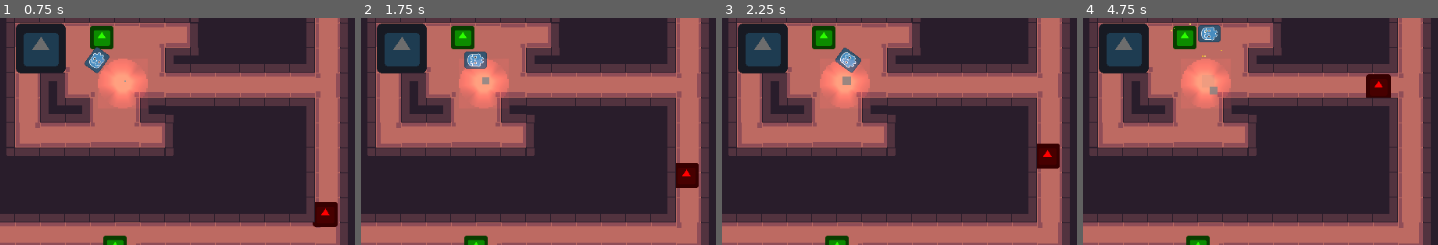
Above: before the commit, frames 1-4 (left to right).
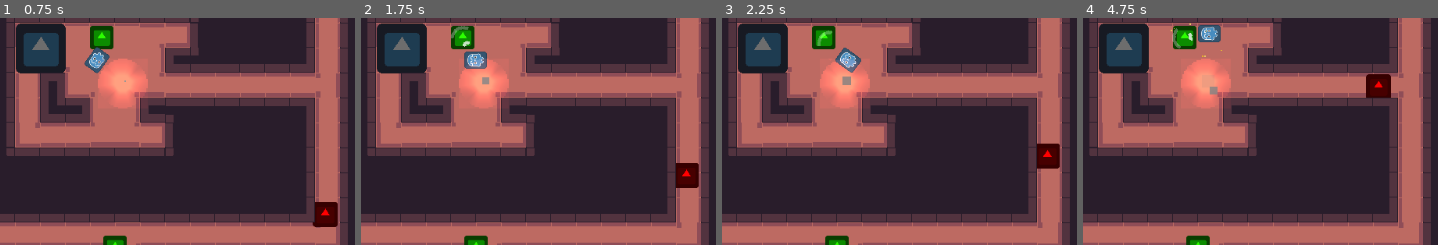
Above: after the commit, the same moments.

Repository: LaTu-Jams/LD54
Game: Godot game, scene res://scenes/Main.tscn
The game is run twice, just before and just after one commit, with the same random seed, the same clock (stepped at 60 frames per second) and the same inputs. The engine's default icon, where the game draws it, is replaced by a stand-in: a white triangle on a blue panel in a dark square.
Inputs:
- Up to frame 1 (0.75 s): hold D (turn_right) from 0.53 s (still down); hold Space (Mine) from 0.53 s (still down)
- Up to frame 2 (1.75 s): release D (turn_right) at 1.28 s; release Space (Mine) at 1.28 s; hold S (move_backward) from 1.28 s (still down); tap Space (Mine) at 1.35 s
- Up to frame 3 (2.25 s): release S (move_backward) at 2.03 s; hold D (turn_right) from 2.03 s (still down); hold Space (Mine) from 2.03 s (still down)
- Up to frame 4 (4.75 s): release D (turn_right) at 2.78 s; release Space (Mine) at 2.78 s; hold W (move_forward) 2.78-3.53 s; tap Space (Mine) at 2.85, 4.35 s; hold Space (Mine) 3.53-4.28 s; hold A (turn_left) from 3.53 s (still down)
The pictures show only the part of the screen within x 50-100%, y 35-85%; the shares and areas given below are measured in that part.

Frame 1 is identical in both runs. In frame 2, 0.1% of the frame differs, in the area x 25-31%, y 3-13%; in frame 3, 0.1%; in frame 4, 0.1%.

Commit message:
added radar to locate closest mineral #17

Diff:
--- a/scenes/Main.tscn
+++ b/scenes/Main.tscn
@@ -8,6 +8,7 @@
 [ext_resource path="res://scripts/GameManager.gd" type="Script" id=6]
 [ext_resource path="res://scripts/UIManager.gd" type="Script" id=7]
 [ext_resource path="res://scripts/ParticleManager.gd" type="Script" id=8]
+[ext_resource path="res://scenes/Radar.tscn" type="PackedScene" id=9]
 
 [node name="Main" type="Node2D"]
 script = ExtResource( 6 )
@@ -20,6 +21,9 @@
 
 [node name="Player" parent="." instance=ExtResource( 3 )]
 position = Vector2( 585, 272 )
+
+[node name="Radar" parent="." instance=ExtResource( 9 )]
+position = Vector2( 603, 272 )
 
 [node name="HeatArea" parent="." instance=ExtResource( 4 )]
 position = Vector2( 618, 302 )
--- /dev/null
+++ b/scenes/Radar.tscn
@@ -0,0 +1,134 @@
+[gd_scene load_steps=5 format=2]
+
+[ext_resource path="res://gfx/mineral_radar.png" type="Texture" id=1]
+[ext_resource path="res://scripts/Radar.gd" type="Script" id=2]
+
+[sub_resource type="Animation" id=1]
+length = 0.001
+tracks/0/type = "value"
+tracks/0/path = NodePath("Sprite:frame")
+tracks/0/interp = 1
+tracks/0/loop_wrap = true
+tracks/0/imported = false
+tracks/0/enabled = true
+tracks/0/keys = {
+"times": PoolRealArray( 0 ),
+"transitions": PoolRealArray( 1 ),
+"update": 0,
+"values": [ 0 ]
+}
+tracks/1/type = "value"
+tracks/1/path = NodePath("Sprite2:frame")
+tracks/1/interp = 1
+tracks/1/loop_wrap = true
+tracks/1/imported = false
+tracks/1/enabled = true
+tracks/1/keys = {
+"times": PoolRealArray( 0 ),
+"transitions": PoolRealArray( 1 ),
+"update": 0,
+"values": [ 0 ]
+}
+tracks/2/type = "value"
+tracks/2/path = NodePath("Sprite2:self_modulate")
+tracks/2/interp = 1
+tracks/2/loop_wrap = true
+tracks/2/imported = false
+tracks/2/enabled = true
+tracks/2/keys = {
+"times": PoolRealArray( 0 ),
+"transitions": PoolRealArray( 1 ),
+"update": 0,
+"values": [ Color( 1, 1, 1, 1 ) ]
+}
+tracks/3/type = "value"
+tracks/3/path = NodePath("Sprite:self_modulate")
+tracks/3/interp = 1
+tracks/3/loop_wrap = true
+tracks/3/imported = false
+tracks/3/enabled = true
+tracks/3/keys = {
+"times": PoolRealArray( 0 ),
+"transitions": PoolRealArray( 1 ),
+"update": 0,
+"values": [ Color( 1, 1, 1, 1 ) ]
+}
+
+[sub_resource type="Animation" id=2]
+resource_name = "radar"
+length = 5.0
+loop = true
+tracks/0/type = "value"
+tracks/0/path = NodePath("Sprite:frame")
+tracks/0/interp = 1
+tracks/0/loop_wrap = true
+tracks/0/imported = false
+tracks/0/enabled = true
+tracks/0/keys = {
+"times": PoolRealArray( 0, 0.3, 0.6, 0.9, 1.2, 1.5, 1.8, 2.1, 2.4, 2.7 ),
+"transitions": PoolRealArray( 1, 1, 1, 1, 1, 1, 1, 1, 1, 1 ),
+"update": 1,
+"values": [ 0, 1, 2, 3, 4, 5, 6, 7, 8, 9 ]
+}
+tracks/1/type = "value"
+tracks/1/path = NodePath("Sprite2:frame")
+tracks/1/interp = 1
+tracks/1/loop_wrap = true
+tracks/1/imported = false
+tracks/1/enabled = true
+tracks/1/keys = {
+"times": PoolRealArray( 1.5, 1.8, 2.1, 2.4, 2.7, 3, 3.3, 3.6, 3.9, 4.2 ),
+"transitions": PoolRealArray( 1, 1, 1, 1, 1, 1, 1, 1, 1, 1 ),
+"update": 1,
+"values": [ 0, 1, 2, 3, 4, 5, 6, 7, 8, 9 ]
+}
+tracks/2/type = "value"
+tracks/2/path = NodePath("Sprite2:self_modulate")
+tracks/2/interp = 1
+tracks/2/loop_wrap = true
+tracks/2/imported = false
+tracks/2/enabled = true
+tracks/2/keys = {
+"times": PoolRealArray( 0.1, 1.5, 1.6, 1.9, 2.4, 3, 3.6, 4.4, 4.5, 5 ),
+"transitions": PoolRealArray( 1, 1, 1, 1, 1, 1, 1, 1, 1, 1 ),
+"update": 0,
+"values": [ Color( 1, 1, 1, 0 ), Color( 1, 1, 1, 0 ), Color( 1, 1, 1, 1 ), Color( 1, 1, 1, 0.882353 ), Color( 1, 1, 1, 0.705882 ), Color( 1, 1, 1, 0.529412 ), Color( 1, 1, 1, 0.317647 ), Color( 1, 1, 1, 0.027451 ), Color( 1, 1, 1, 0 ), Color( 1, 1, 1, 0 ) ]
+}
+tracks/3/type = "value"
+tracks/3/path = NodePath("Sprite:self_modulate")
+tracks/3/interp = 1
+tracks/3/loop_wrap = true
+tracks/3/imported = false
+tracks/3/enabled = true
+tracks/3/keys = {
+"times": PoolRealArray( 0.2, 0.9, 0.900996, 1.5, 2.2, 2.9, 3.1, 5 ),
+"transitions": PoolRealArray( 1, 1, 1, 1, 1, 1, 1, 1 ),
+"update": 0,
+"values": [ Color( 1, 1, 1, 0.882353 ), Color( 1, 1, 1, 0.027451 ), Color( 1, 1, 1, 0.705882 ), Color( 1, 1, 1, 0.529412 ), Color( 1, 1, 1, 0.317647 ), Color( 1, 1, 1, 0.027451 ), Color( 1, 1, 1, 0 ), Color( 1, 1, 1, 0 ) ]
+}
+
+[node name="Radar" type="Node2D"]
+script = ExtResource( 2 )
+
+[node name="AnimationPlayer" type="AnimationPlayer" parent="."]
+playback_speed = 3.0
+anims/RESET = SubResource( 1 )
+anims/radar = SubResource( 2 )
+
+[node name="Sprite" type="Sprite" parent="."]
+rotation = -1.5708
+z_index = 50
+z_as_relative = false
+texture = ExtResource( 1 )
+centered = false
+offset = Vector2( -16, 16 )
+hframes = 10
+
+[node name="Sprite2" type="Sprite" parent="."]
+rotation = -1.5708
+z_index = 50
+z_as_relative = false
+texture = ExtResource( 1 )
+centered = false
+offset = Vector2( -16, 16 )
+hframes = 10
--- a/scripts/Mineral.gd
+++ b/scripts/Mineral.gd
@@ -3,7 +3,7 @@
 
 const heat_area = preload("res://scenes/HeatArea.tscn")
 
-export var HP: int = 1000
+export var HP: float = 6
 
 var depleted: bool = false
 
@@ -16,7 +16,8 @@
 
 
 func mining():
-	HP -= 1
+
+	HP -= 1 * get_process_delta_time()
 	if HP < 1:
 		call_deferred("depleted")
 		return true
--- /dev/null
+++ b/scripts/Radar.gd
@@ -0,0 +1,43 @@
+extends Node2D
+
+
+var _radar_timer: float = 2
+var minerals = []
+var closest = Vector2(10000, 10000)
+var target
+var player
+# Called when the node enters the scene tree for the first time.
+func _ready():
+	$Sprite.visible = false
+	$Sprite2.visible = false
+	minerals = get_tree().get_nodes_in_group("mineral")
+	target = _find_mineral()
+	self.rotation = self.global_position.direction_to(target).angle()
+	for m in minerals:
+		if self.global_position.distance_to(closest) > self.global_position.distance_to(m.global_position):
+			closest = m.global_position
+	player = get_tree().current_scene.get_node("Player")
+
+
+
+# Called every frame. 'delta' is the elapsed time since the previous frame.
+func _process(delta):
+	if player:
+	 global_position = player.global_position
+	_radar_timer += delta
+	self.rotation = self.global_position.direction_to(target).angle()
+	if _radar_timer >= 3 and !$AnimationPlayer.is_playing():
+		target = _find_mineral()
+		$Sprite.visible = true
+		$Sprite2.visible = true
+		_radar_timer = 0
+		$AnimationPlayer.play("radar")
+	if _radar_timer > 1.5:
+		$AnimationPlayer.stop()
+
+func _find_mineral():
+	minerals = get_tree().get_nodes_in_group("mineral")
+	for m in minerals:
+		if self.global_position.distance_to(closest) > self.global_position.distance_to(m.global_position):
+			closest = m.global_position
+	return closest
Binary file added: gfx/mineral_radar.png
Not shown, added: gfx/mineral_radar.png.import
Not shown: 1 places in scenes/Main.tscn that only renumber resources
